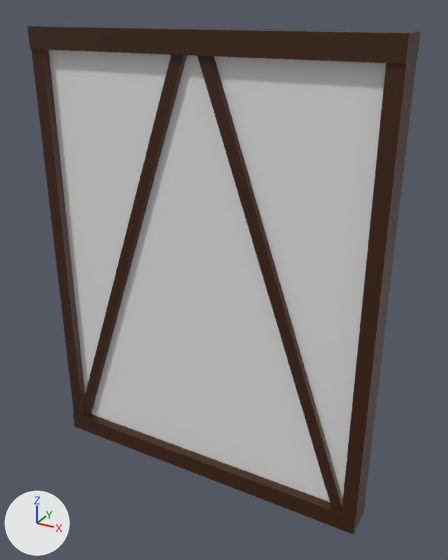
The FBX model 3D/Batiment/MaisonRicheVillage/MaisRich_Mur_inte.fbx, before and after one commit.
Rendered twice from a 50 mm lens placed at (0.24, -0.403, 0.398), pointed at (0.009, 0.017, 0.188). Arrows for +X, +Y and +Z are at lower left; the lights stay in place. Where no turn or scale is listed for an object, it has been applied to the vertices.
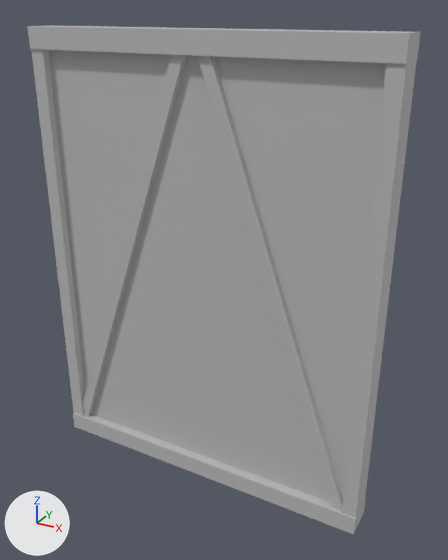
The newer file is also turned or shifted as a whole; pictures and numbers use the older file's frame.

Where the change shows, as pixel boxes [x1, y1, x2, y2] in the pictures (448 x 560 px):
part 1 of me_mesh, recoloured (brown to grey)
    both: [27, 25, 421, 535]
part 2 of me_mesh, recoloured
    both: [49, 50, 386, 502]

The change in detail:
Material 'defaultPolygonShader' (mat_defaultpolygonshader) is new.
Its base color is (0.5, 0.5, 0.5) (grey #bcbcbc).
me_mesh has 56 vertices, 42 faces and spans x -0.152..0.152, y -0.015..0.015, z -0.196..0.196.
me_mesh is used by ob_polysurface75; location (-0.0068, 0.0084, 0.1886).
me_mesh part 1: all 36 faces that had it switch from mat_bois (brown #3d1c00) to mat_defaultpolygonshader (grey #bcbcbc).
me_mesh part 2: all 6 faces that had it switch from mat_mur (white #e5e5e5) to mat_defaultpolygonshader (grey #bcbcbc).
